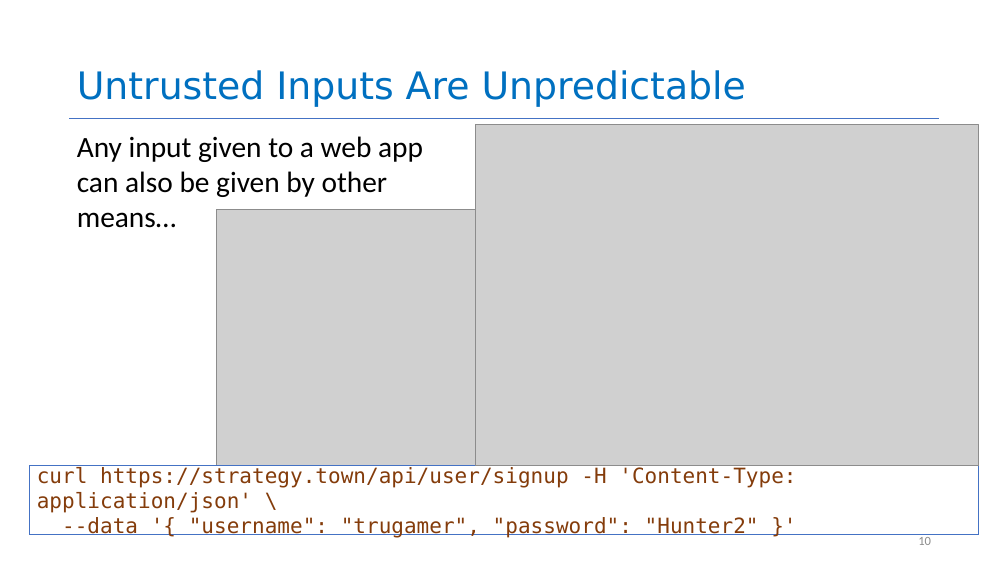
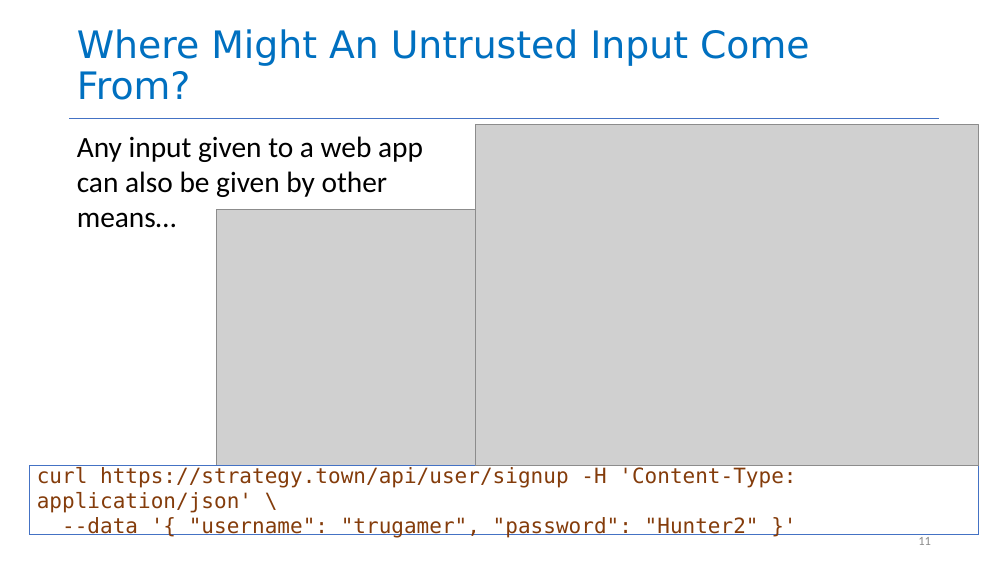
Before and after one commit to rimshaTest/CS4530-Spring-2026, a slide deck: slide 11 of Slides/Module 03.1 Trusting TypeScript.pptx (slide 10 before the commit). Drawn at 1008x567 pixels with LibreOffice and Linux fonts; fonts in the diff are those of the drawing; grey boxes stand for pictures. Boxes give left, top, right and bottom in pixels: in the first picture for what was removed or moved away, otherwise in the second. Text is boxed around its words. In the diff, an @@ line names an element or a change of style, - is before the commit and + after.

```diff
--- a/Slides/Module 03.1 Trusting TypeScript.pptx
+++ b/Slides/Module 03.1 Trusting TypeScript.pptx
@@ title at box(77, 29, 810, 100): text changed @@
-Untrusted Inputs Are Unpredictable
+Where Might An Untrusted Input Come From?
@@ page number at box(918, 537, 931, 545): text changed @@
-10
+11
```
Also in this commit, not shown: 12 other slides changed, 1 slide added, 4 other files.
